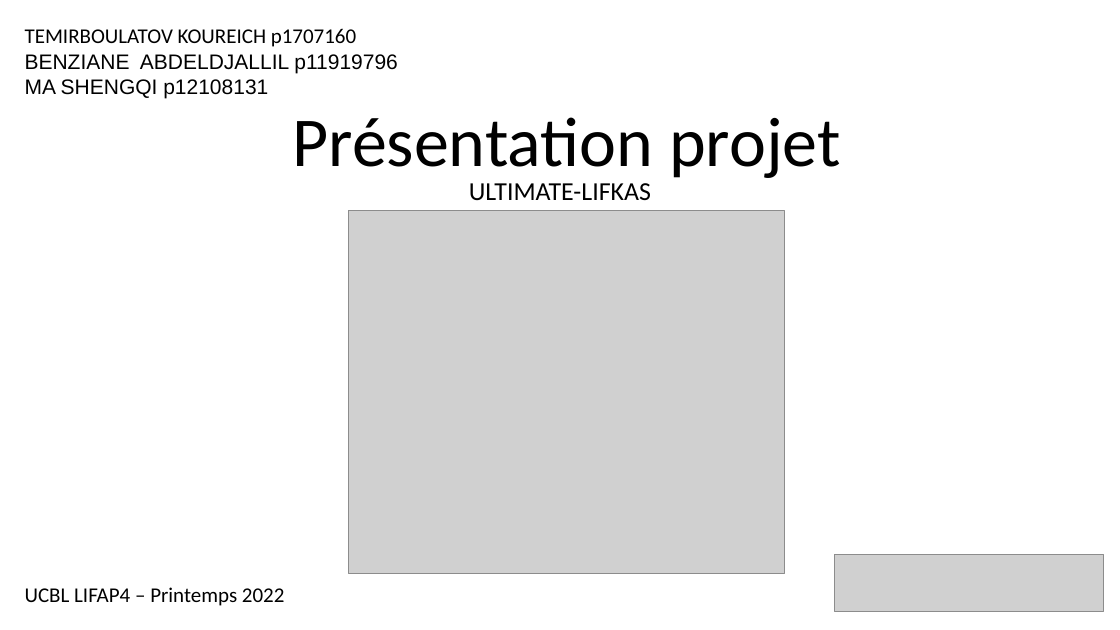
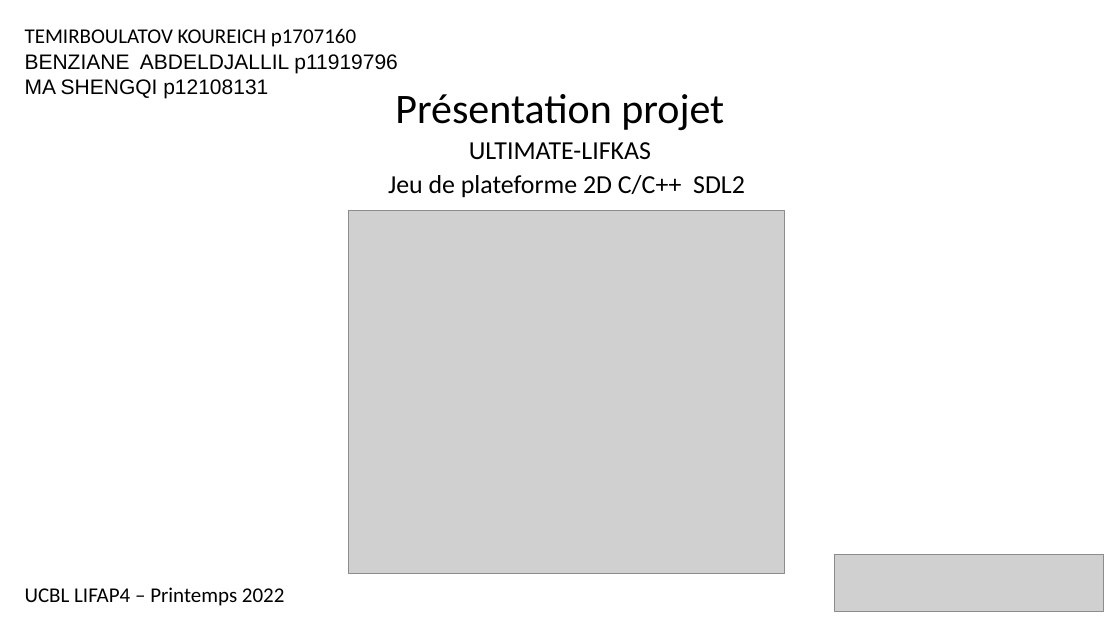
Before and after one commit to Smirboulack/Projet_L2, a slide deck: slide 1 of doc/Présentation-projet-ultimatelifkas.pptx. Drawn at 1120x630 pixels with LibreOffice and Linux fonts; fonts in the diff are those of the drawing; grey boxes stand for pictures. Boxes give left, top, right and bottom in pixels: in the first picture for what was removed or moved away, otherwise in the second. Text is boxed around its words. In the diff, an @@ line names an element or a change of style, - is before the commit and + after.

```diff
--- a/doc/Présentation-projet-ultimatelifkas.pptx
+++ b/doc/Présentation-projet-ultimatelifkas.pptx
@@ title "Présentation projet": place and size @@
-title "Présentation projet" at [292, 117, 841, 178]
+title "Présentation projet" at [395, 94, 724, 131]
@@ title "Présentation projet" at [395, 94, 724, 131]: size 60 to 36 pt @@
@@ subtitle "ULTIMATE-LIFKAS": place and size @@
-subtitle "ULTIMATE-LIFKAS" at [469, 183, 651, 200]
+subtitle "ULTIMATE-LIFKAS" at [469, 142, 651, 159]
@@ text added at [388, 175, 745, 198], 22.2 pt, text #000000 @@
+Jeu de plateforme 2D C/C++ SDL2
```
Also in this commit, not shown: 3 other slides changed, 2 other files.
